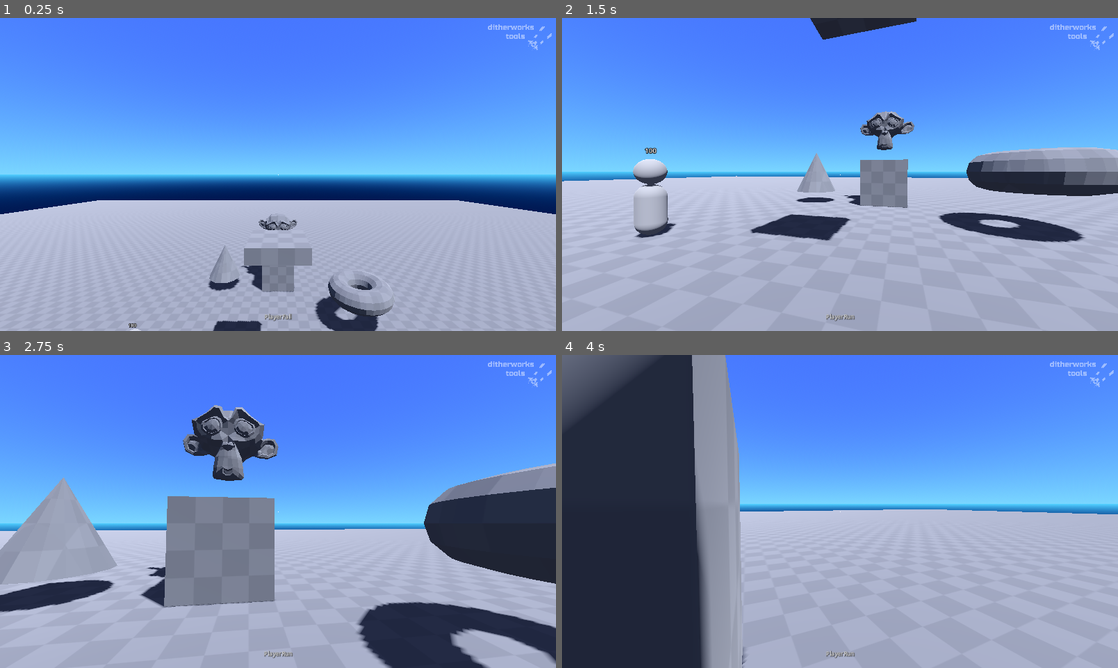
Above: before the commit, frames 1-4 (two rows, left to right).
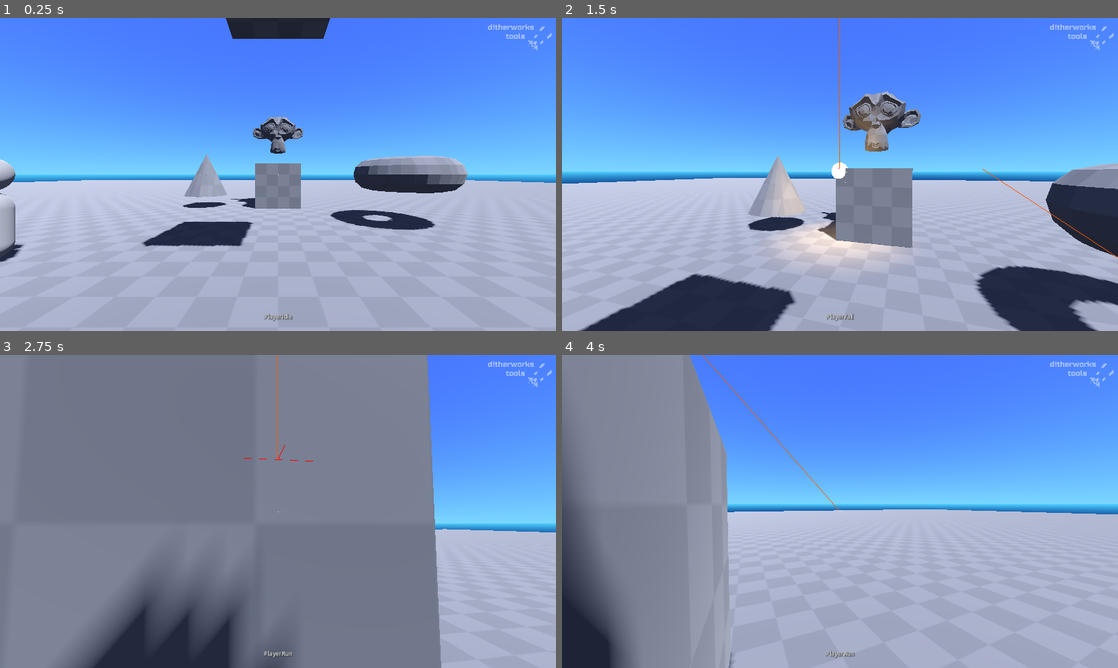
Above: after the commit, the same moments.

Repository: ditherworks/ditherworks_tools
Game: Godot game, scene res://demo/scenes/demo.tscn
Same seed, same stepped clock (60 frames per second), same inputs: the game is played once before the commit and once after it.
Inputs (mouse positions are in pixels of both pictures, inside the frame that each line leads up to):
- Up to frame 1 (0.25 s): no input
- Up to frame 2 (1.5 s): move the mouse to (867, 174) at 0.52 s; hold W (move_forward) from 0.53 s (still down); click (867, 174) at 0.67 s; tap Space (jump) at 0.77 s; move the mouse to (812, 174) at 1.27 s; click (812, 174) at 1.42 s
- Up to frame 3 (2.75 s): keep holding W (move_forward); tap Space (jump) at 1.52 s; move the mouse to (289, 505) at 2.02 s; click (289, 505) at 2.17 s
- Up to frame 4 (4 s): keep holding W (move_forward); move the mouse to (834, 517) at 2.77 s; click (834, 517) at 2.92 s; tap Space (jump) at 3.02, 3.77 s; move the mouse to (878, 514) at 3.52 s; click (878, 514) at 3.67 s

The runs differ from the first frame. In frame 1, 17% of the frame differs, in the area x 0-100%, y 0-100%; in frame 2, 25%; in frame 3, 80%; in frame 4, 25%.

Commit message:
player
- shooting now shows debug lines when not hitting anything

Diff:
--- a/demo/scenes/gameplay_state.tscn
+++ b/demo/scenes/gameplay_state.tscn
@@ -94,7 +94,7 @@
 size = Vector3(2, 0.5, 2)
 
 [node name="Player" parent="." instance=ExtResource("4_ea7qv")]
-transform = Transform3D(1, 0, 0, 0, 1, 0, 0, 0, 1, 0, 6, 7)
+transform = Transform3D(1, 0, 0, 0, 1, 0, 0, 0, 1, 0, 0, 3.5)
 
 [node name="Shapes" type="Node3D" parent="."]
 script = ExtResource("5_r1jxm")
--- a/demo/scripts/player/player.gd
+++ b/demo/scripts/player/player.gd
@@ -63,6 +63,9 @@
 		if _raycast.get_collider() is HitBox:
 			var hitbox := _raycast.get_collider() as HitBox
 			hitbox.hurt(10.0, _raycast.get_collision_point(), _raycast.get_collision_normal(), self)
+	else:
+		var tip := _raycast.global_position + (_raycast.global_basis * _raycast.target_position)
+		g_lines.draw_line(_raycast.global_position, tip, Color.ORANGE_RED, 1.0)
 
 
 # Private Functions
